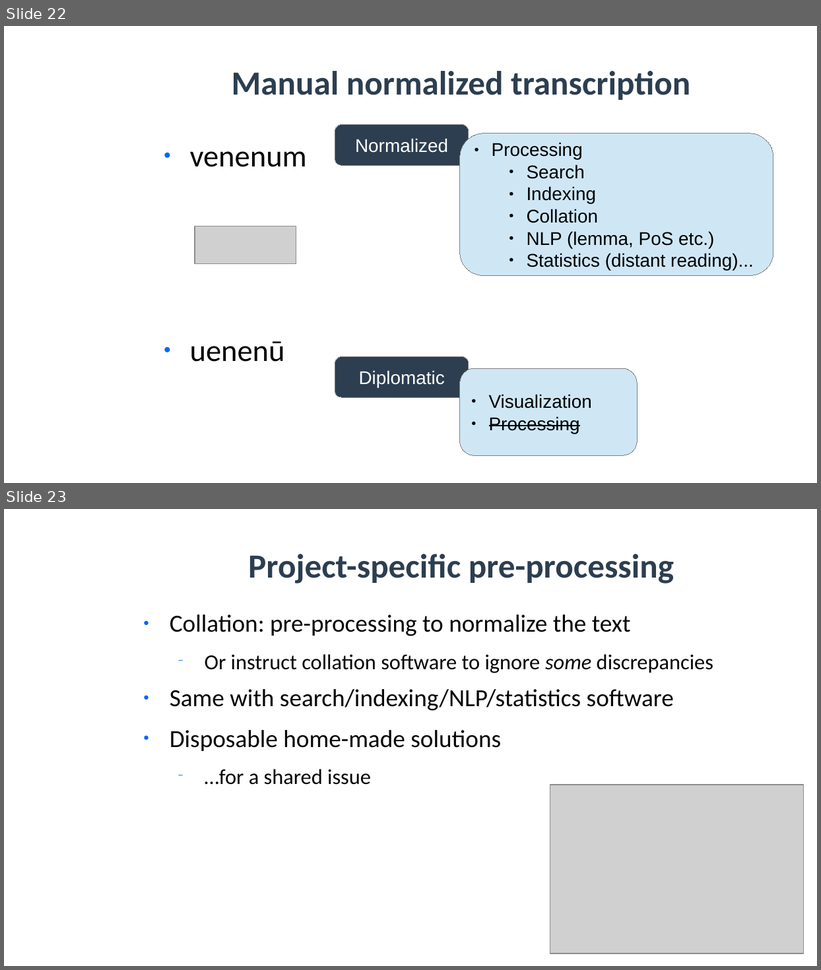
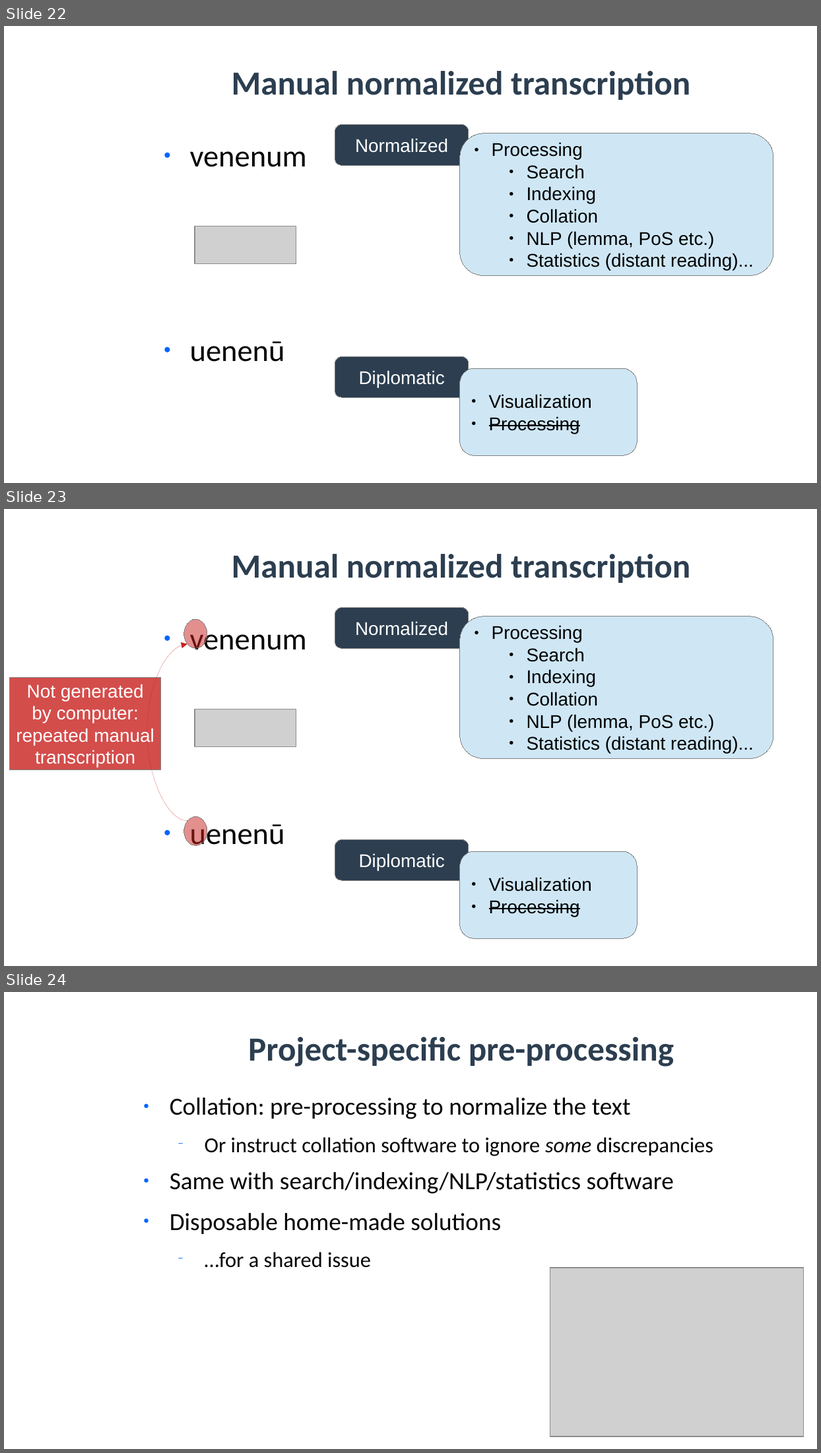
Before and after one commit to SunoikisisDC/SunoikisisDC-2021-2022, a slide deck: Summer/Session3_Monella.odp. Shown one above the other, each under a label of ours: slides 22 and 23 before the commit, slides 22, 23 and 24 after it. The pictures are 821x970 and 821x1453 pixels, drawn with LibreOffice and Linux fonts; fonts in the diff are those of the drawing; grey boxes stand for pictures; background and template pictures are left out. Boxes give left, top, right and bottom in pixels: in the first picture for what was removed or moved away, otherwise in the second. Text is boxed around its words. In the diff, an @@ line names an element or a change of style, - is before the commit and + after.

```diff
--- a/Summer/Session3_Monella.odp
+++ b/Summer/Session3_Monella.odp
@@ slide 23 added at <box>4,509,817,966</box>, background picture (left out) @@
@@ title added at <box>232,554,690,583</box>, 33 pt, text #2C3E50, bold @@
+Manual normalized transcription
@@ ellipse added at <box>184,620,207,648</box>, fill #C9211E at 50% opacity, outline #808080 0 pt @@
@@ text added at <box>190,624,307,650</box>, 30 pt, text #050505 @@
+● venenum
@@ rounded rectangle added at <box>335,608,469,648</box>, fill #2C3E50, outline #808080 0 pt, 18 pt, text #FFFFFF @@
+Normalized
@@ rounded rectangle added at <box>460,617,774,759</box>, fill #CFE7F5, outline #808080 0 pt, 18 pt, text #000000 @@
+● Processing
+    ● Search
+    ● Indexing
+    ● Collation
+    ● NLP (lemma, PoS etc.)
+    ● Statistics (distant reading)...
@@ curved arrow added from (187, 821) to (187, 644), #C9211E 0 pt @@
@@ rectangle added at <box>10,677,161,770</box>, fill #C9211E at 80% opacity, outline #808080 0 pt, 18 pt, text #FFFFFF @@
+Not generated
+by computer:
+repeated manual
+transcription
@@ picture added at <box>195,710,297,747</box> @@
@@ ellipse added at <box>184,817,207,846</box>, fill #C9211E at 50% opacity, outline #808080 0 pt @@
@@ text added at <box>190,819,285,846</box>, 30 pt, text #050505 @@
+● uenenū
@@ rounded rectangle added at <box>335,840,469,881</box>, fill #2C3E50, outline #808080 0 pt, 18 pt, text #FFFFFF @@
+Diplomatic
@@ rounded rectangle added at <box>460,852,637,939</box>, fill #CFE7F5, outline #808080 0 pt, 18 pt, text #000000 @@
+● Visualization
+● Processing
@@ what was slide 23 is now slide 24 @@
```
Also in this commit, not shown: 1 other file.
